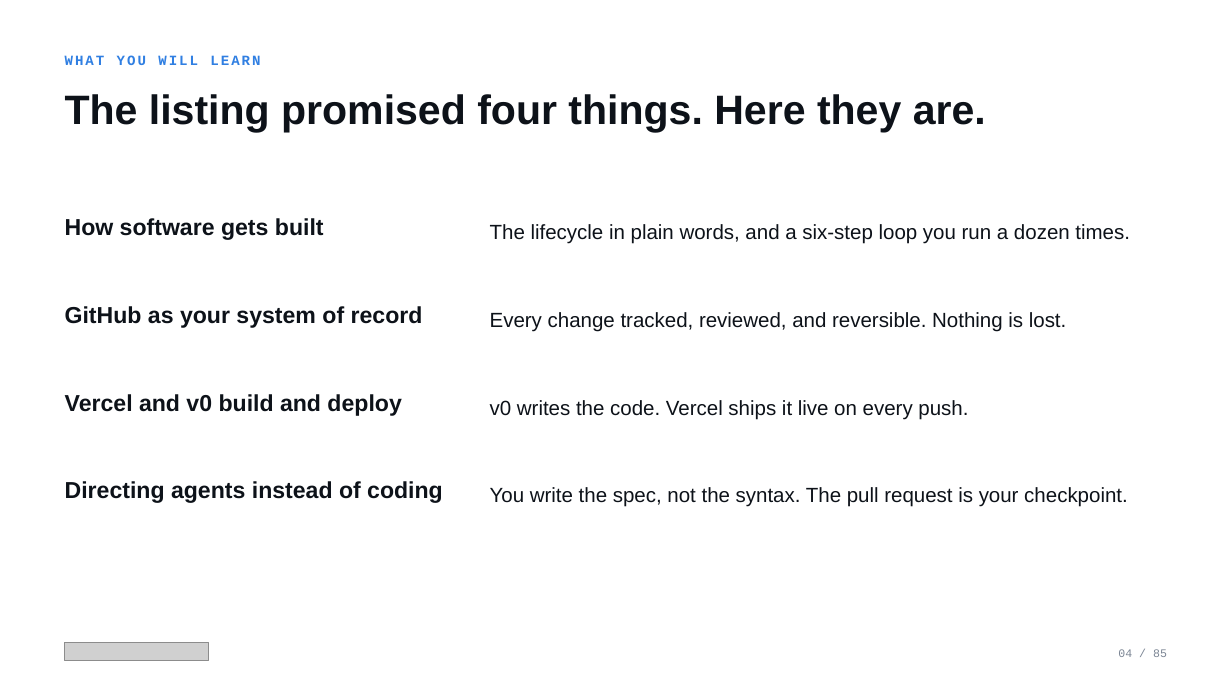
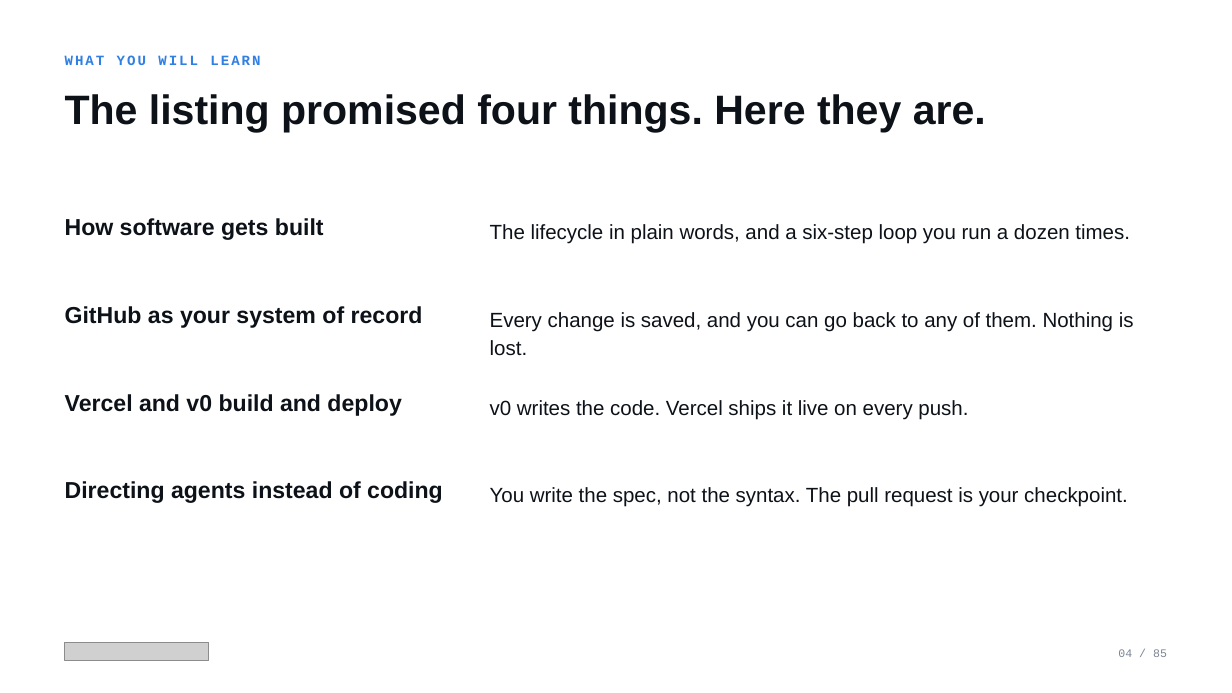
Before and after one commit to mrhinkle/Vibe-Coding-for-Non-Technical-Professionals, a slide deck: slide 4 of presentations/ato-2026-workshop/ato-2026-workshop.pptx. Drawn at 1232x693 pixels with LibreOffice and Linux fonts; fonts in the diff are those of the drawing; grey boxes stand for pictures. Boxes give left, top, right and bottom in pixels: in the first picture for what was removed or moved away, otherwise in the second. Text is boxed around its words. In the diff, an @@ line names an element or a change of style, - is before the commit and + after.

```diff
--- a/presentations/ato-2026-workshop/ato-2026-workshop.pptx
+++ b/presentations/ato-2026-workshop/ato-2026-workshop.pptx
@@ text at bbox=[490, 312, 1134, 356]: text changed @@
-Every change tracked, reviewed, and reversible. Nothing is lost.
+Every change is saved, and you can go back to any of them. Nothing is lost.
```
Also in this commit, not shown: 7 other slides changed, 19 other files.
